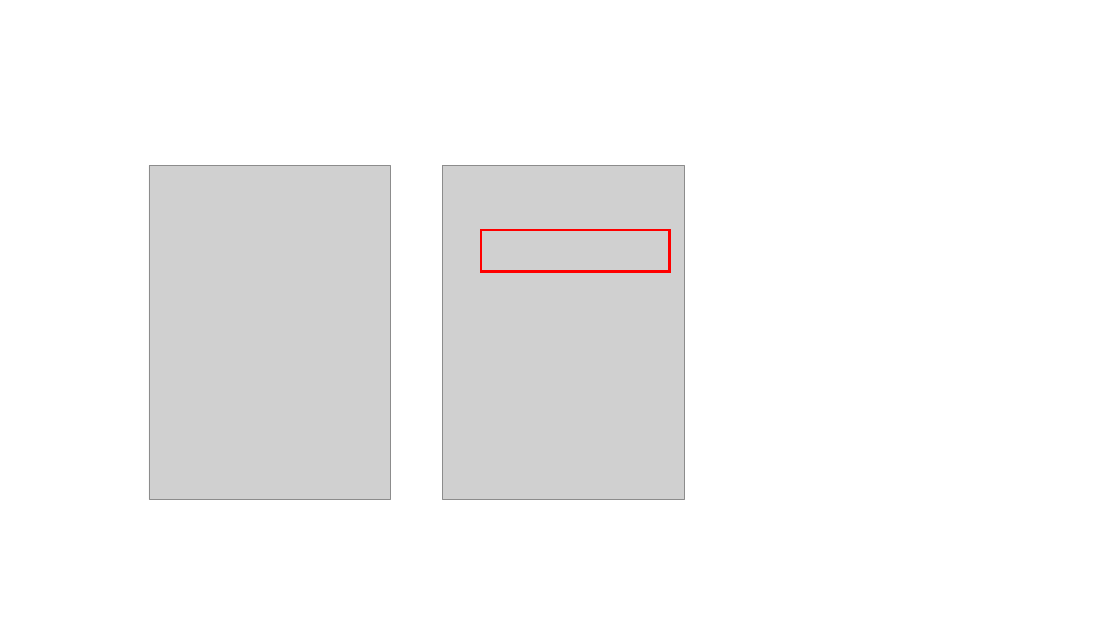
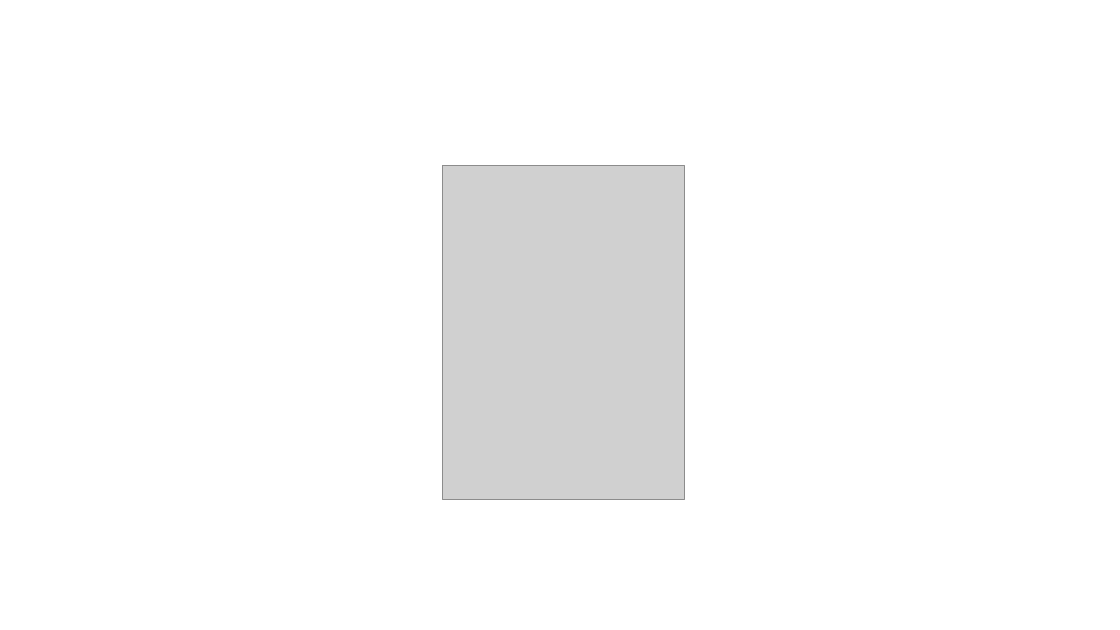
Before and after one commit to nishida2073/project_management, a slide deck: slide 42 of tool/smstokintone/docs/S2k 操作マニュアル.pptx. Drawn at 1120x630 pixels with LibreOffice and Linux fonts; fonts in the diff are those of the drawing; grey boxes stand for pictures. Boxes give left, top, right and bottom in pixels: in the first picture for what was removed or moved away, otherwise in the second. Text is boxed around its words. In the diff, an @@ line names an element or a change of style, - is before the commit and + after.

```diff
--- a/tool/smstokintone/docs/S2k 操作マニュアル.pptx
+++ b/tool/smstokintone/docs/S2k 操作マニュアル.pptx
@@ picture removed at (x1=149, y1=166, x2=390, y2=499) @@
@@ rectangle removed at (x1=481, y1=230, x2=670, y2=271) @@
```
Also in this commit, not shown: 23 slides added, 28 slides removed, 34 other files.
